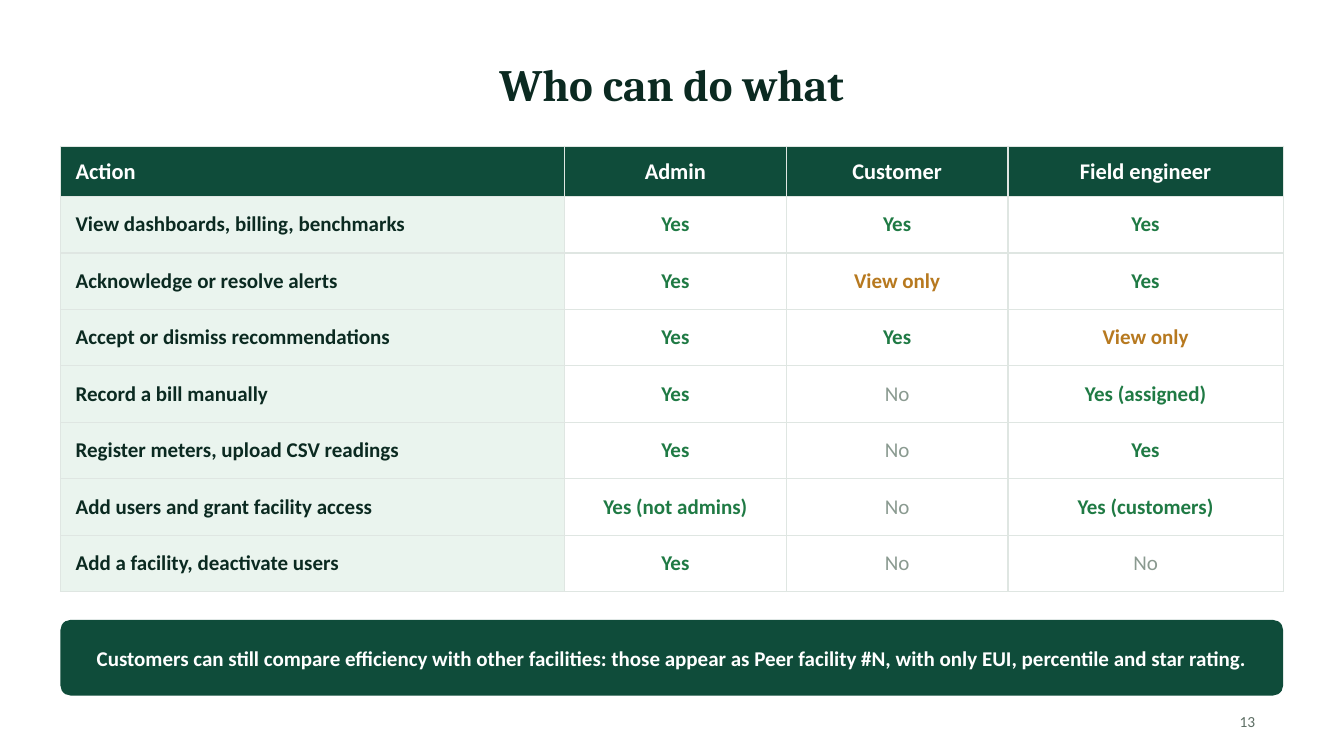
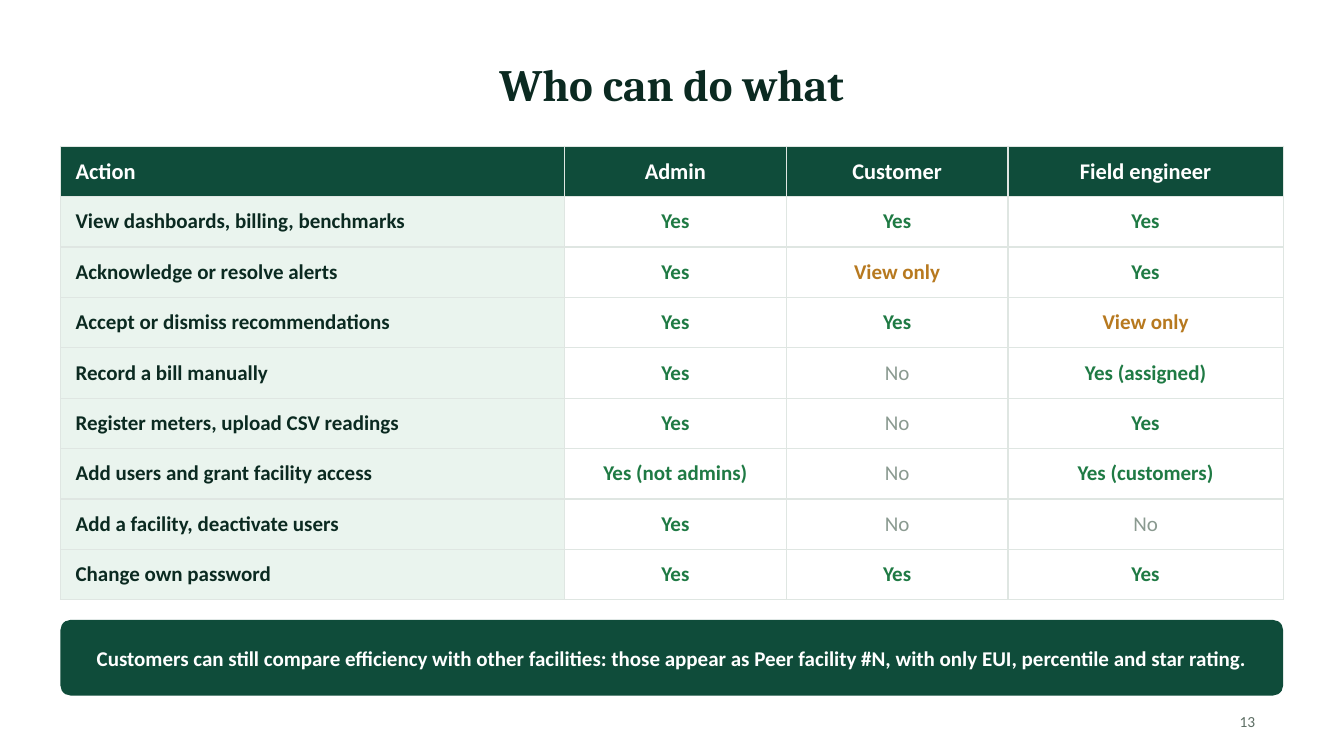
Before and after one commit to Priyanshu2068/mca2-fsdpython-greengrid, a slide deck: slide 13 of docs/GreenGrid_Presentation_v3.pptx. Drawn at 1344x756 pixels with LibreOffice and Linux fonts; fonts in the diff are those of the drawing. Boxes give left, top, right and bottom in pixels: in the first picture for what was removed or moved away, otherwise in the second. Text is boxed around its words. In the diff, an @@ line names an element or a change of style, - is before the commit and + after.

Commit message:
docs: add change password and live refresh to the presentation

```diff
--- a/docs/GreenGrid_Presentation_v3.pptx
+++ b/docs/GreenGrid_Presentation_v3.pptx
@@ table at (x1=60, y1=146, x2=1284, y2=589) @@
+row 9: Change own password | Yes | Yes | Yes
```
Also in this commit, not shown: 1 other slide changed.
